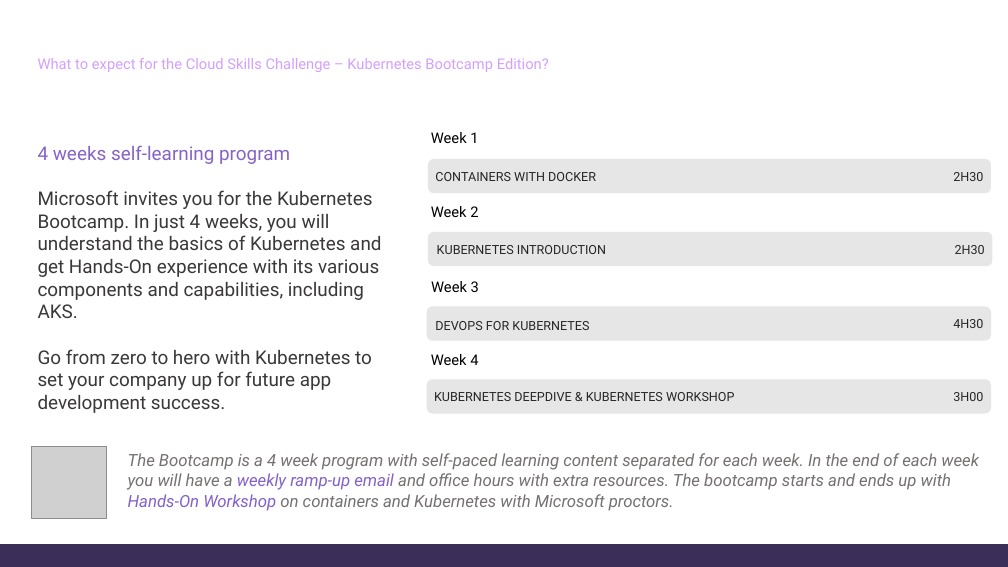
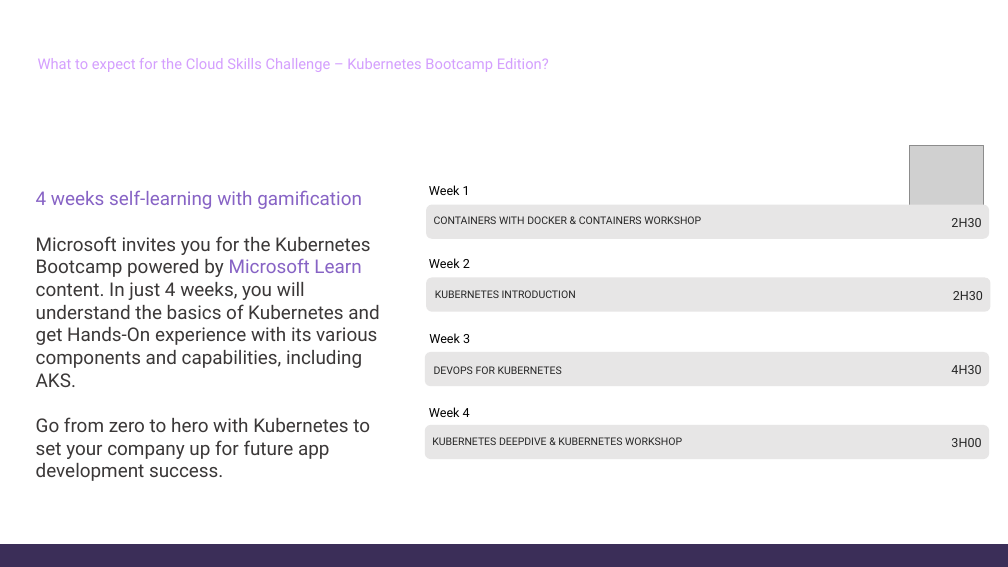
Before and after one commit to azurept/csc, a slide deck: slide 5 of Kubernetes Bootcamp/[KB] Customer Facing Deck.pptx (slide 4 before the commit). Drawn at 1008x567 pixels with LibreOffice and Linux fonts; fonts in the diff are those of the drawing; grey boxes stand for pictures; background and template pictures are left out. Boxes give left, top, right and bottom in pixels: in the first picture for what was removed or moved away, otherwise in the second. Text is boxed around its words. In the diff, an @@ line names an element or a change of style, - is before the commit and + after.

```diff
--- a/Kubernetes Bootcamp/[KB] Customer Facing Deck.pptx
+++ b/Kubernetes Bootcamp/[KB] Customer Facing Deck.pptx
@@ picture: place and size @@
-picture at bbox=[32, 446, 107, 518]
+picture at bbox=[910, 145, 985, 217]
@@ text "4 weeks self-learning with gamification": place and size @@
-text "4 weeks self-learning with gamification" at bbox=[38, 145, 381, 413]
+text "4 weeks self-learning with gamification" at bbox=[36, 190, 379, 481]
@@ text at bbox=[36, 190, 379, 387]: text changed @@
-4 weeks self-learning program
-Microsoft invites you for the Kubernetes Bootcamp. In just 4 weeks, you will understand the basics of Kubernetes and get Hands-On experience with its various components and capabilities, including AKS.
+4 weeks self-learning with gamification
+Microsoft invites you for the Kubernetes Bootcamp powered by Microsoft Learn content. In just 4 weeks, you will understand the basics of Kubernetes and get Hands-On experience with its various components and capabilities, including AKS.
@@ size 14 to 12 pt in 4 elements at bbox=[429, 258, 470, 268], bbox=[429, 407, 470, 417], bbox=[429, 333, 470, 343], bbox=[429, 185, 470, 195] @@
@@ text "Week 1": place and size @@
-text "Week 1" at bbox=[431, 132, 478, 143]
+text "Week 1" at bbox=[429, 185, 470, 195]
@@ text at bbox=[434, 216, 701, 224]: text changed; size 12 to 10 pt @@
-CONTAINERS WITH DOCKER
+CONTAINERS WITH DOCKER & CONTAINERS WORKSHOP
@@ 4 texts: place and size @@
-4 texts at bbox=[437, 172, 983, 401]
+4 texts at bbox=[435, 218, 981, 447]
@@ text "Week 2": place and size @@
-text "Week 2" at bbox=[431, 206, 478, 217]
+text "Week 2" at bbox=[429, 258, 470, 268]
@@ size 12 to 10 pt in 3 elements at bbox=[432, 437, 682, 445], bbox=[434, 366, 562, 374], bbox=[435, 290, 576, 298] @@
@@ text "Week 3": place and size @@
-text "Week 3" at bbox=[431, 281, 479, 292]
+text "Week 3" at bbox=[429, 333, 470, 343]
@@ 4 rounded rectangles, 3 texts: place and size @@
-4 rounded rectangles, 3 texts at bbox=[426, 159, 992, 414]
+4 rounded rectangles, 3 texts at bbox=[425, 205, 991, 459]
@@ text "Week 4": place and size @@
-text "Week 4" at bbox=[431, 354, 478, 365]
+text "Week 4" at bbox=[429, 407, 470, 417]
@@ text removed at bbox=[128, 453, 979, 511] @@
-The Bootcamp is a 4 week program with self-paced learning content separated for each week. In the end of each week you will have a weekly ramp-up email and office hours with extra resources. The bootcamp starts and ends up with Hands-On Workshop on containers and Kubernetes with Microsoft proctors.
```
Also in this commit, not shown: 2 other slides changed, 1 slide added, 7 other files.
